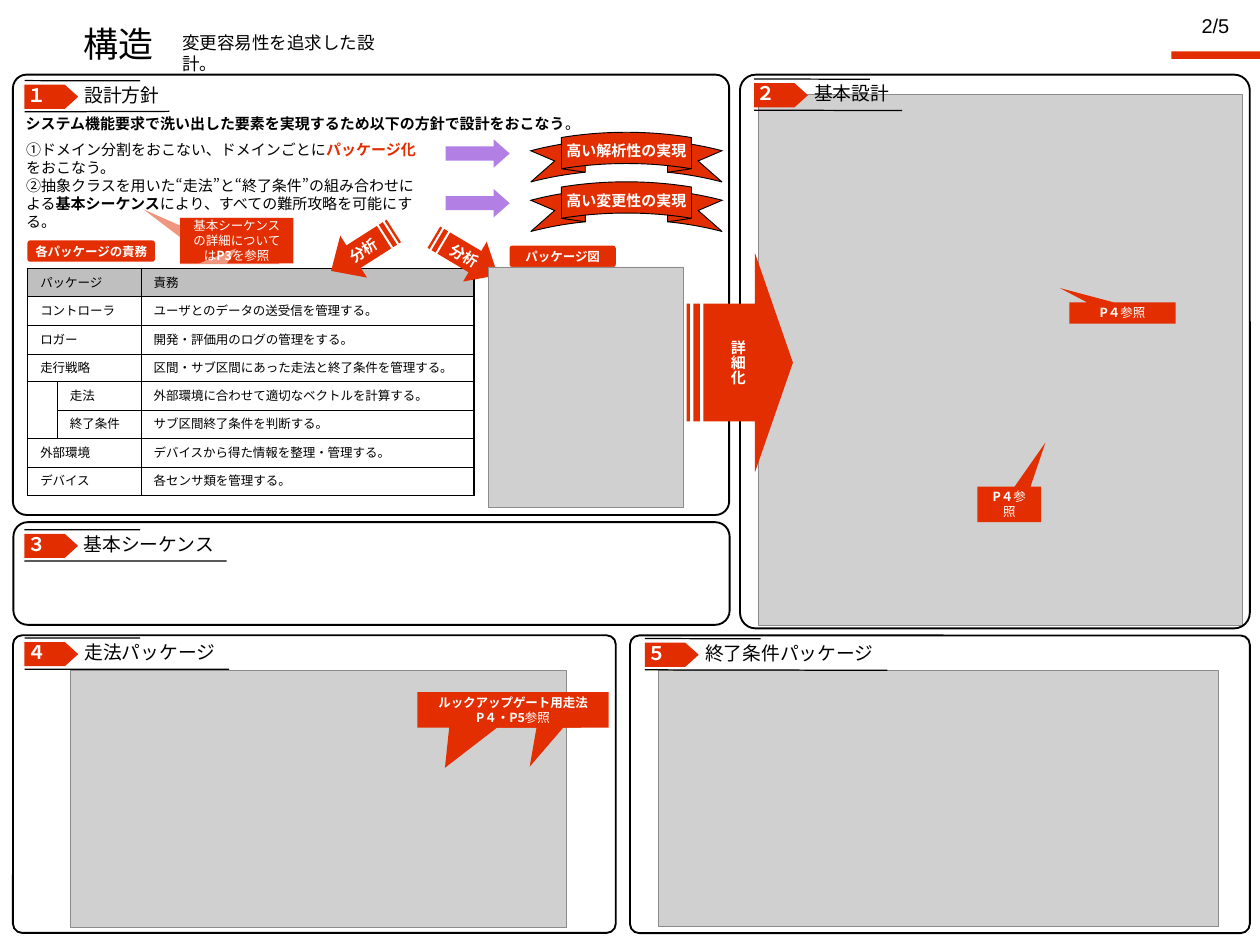
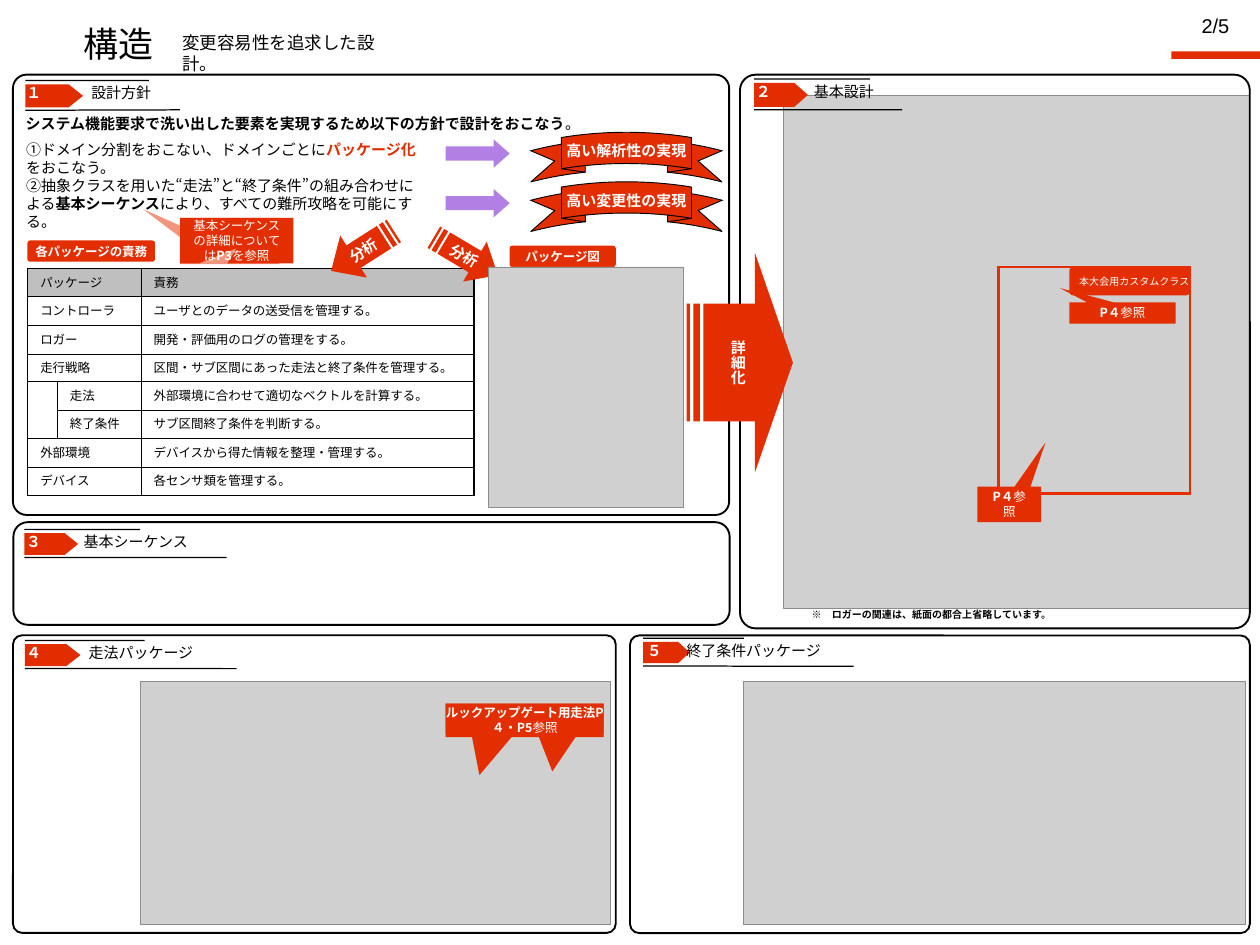
Before and after one commit to jrits/model2011, a slide deck: slide 3 of model_2/222_hamarobo_model_2.ppt. Drawn at 1260x945 pixels with LibreOffice and Linux fonts; fonts in the diff are those of the drawing; grey boxes stand for pictures; background and template pictures are left out. Boxes give left, top, right and bottom in pixels: in the first picture for what was removed or moved away, otherwise in the second. Text is boxed around its words. In the diff, an @@ line names an element or a change of style, - is before the commit and + after.

```diff
--- a/model_2/222_hamarobo_model_2.ppt
+++ b/model_2/222_hamarobo_model_2.ppt
@@ freeform shape: place and size @@
-freeform shape at box(24, 85, 78, 109)
+freeform shape at box(25, 85, 83, 108)
@@ line moved from (24, 81) - (140, 81) to (25, 80) - (148, 81) @@
@@ freeform shape at box(754, 83, 808, 106): outline redrawn @@
@@ line moved from (24, 112) - (169, 112) to (25, 111) - (180, 110) @@
@@ picture: place and size @@
-picture at box(759, 94, 1242, 626)
+picture at box(783, 96, 1249, 609)
@@ rectangle added at box(999, 267, 1190, 494), outline #E22E00 2.01 pt @@
@@ rounded rectangle added at box(1069, 267, 1190, 295), fill #E22E00, 8 pt, text #FFFFFF @@
+本大会用カスタムクラス
@@ freeform shape: place and size @@
-freeform shape at box(24, 534, 78, 558)
+freeform shape at box(24, 533, 78, 554)
@@ line moved from (24, 561) - (227, 561) to (24, 557) - (227, 557) @@
@@ text added at box(832, 608, 1051, 619), 8 pt, text #000000, bold @@
+※ ロガーの関連は、紙面の都合上省略しています。
@@ freeform shape at box(25, 644, 81, 666): outline redrawn @@
@@ line moved from (24, 638) - (140, 638) to (25, 641) - (145, 641) @@
@@ freeform shape: place and size @@
-freeform shape at box(645, 643, 699, 667)
+freeform shape at box(644, 642, 690, 663)
@@ line moved from (645, 639) - (760, 639) to (644, 638) - (743, 638) @@
@@ size 15 to 12 pt in 10 elements at box(84, 534, 188, 548), box(756, 82, 771, 97), box(26, 532, 41, 547), box(26, 647, 41, 658), box(26, 83, 41, 98), box(91, 85, 151, 100), box(647, 641, 662, 656), box(814, 82, 874, 98), box(89, 645, 194, 659), box(686, 643, 821, 658) @@
@@ text "終了条件パッケージ": place and size @@
-text "終了条件パッケージ" at box(705, 644, 873, 662)
+text "終了条件パッケージ" at box(686, 643, 821, 658)
@@ line moved from (24, 670) - (229, 670) to (25, 669) - (237, 669) @@
@@ picture: place and size @@
-picture at box(70, 670, 566, 927)
+picture at box(140, 681, 611, 924)
@@ line moved from (645, 670) - (887, 670) to (644, 666) - (853, 666) @@
@@ picture: place and size @@
-picture at box(658, 670, 1218, 926)
+picture at box(743, 681, 1246, 924)
@@ text in speech box at box(446, 706, 604, 733): text changed @@
-ルックアップゲート用走法
-P４・P5参照
+ルックアップゲート用走法P４・P5参照
@@ speech box "ルックアップゲート用走法P４・P5参照": place and size @@
-speech box "ルックアップゲート用走法P４・P5参照" at box(418, 692, 609, 727)
+speech box "ルックアップゲート用走法P４・P5参照" at box(446, 704, 604, 737)
@@ speech box "ルックアップゲート用走法P４・P5参照" at box(446, 704, 604, 737): proportions changed @@
@@ speech box at box(446, 704, 604, 734): proportions changed @@
@@ speech box: place and size @@
-speech box at box(474, 706, 581, 728)
+speech box at box(446, 704, 604, 734)
```
Also in this commit, not shown: 1 slide added, 1 other file.
